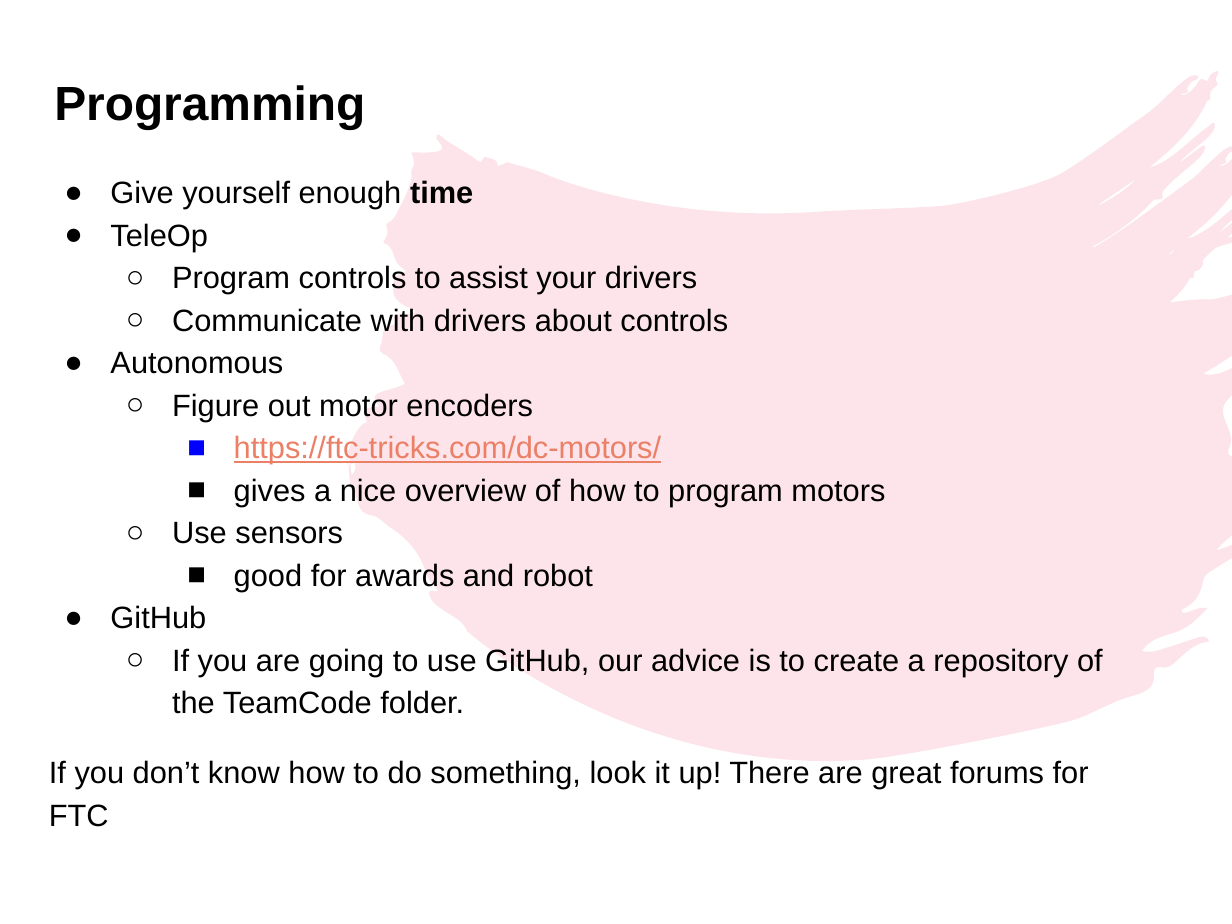
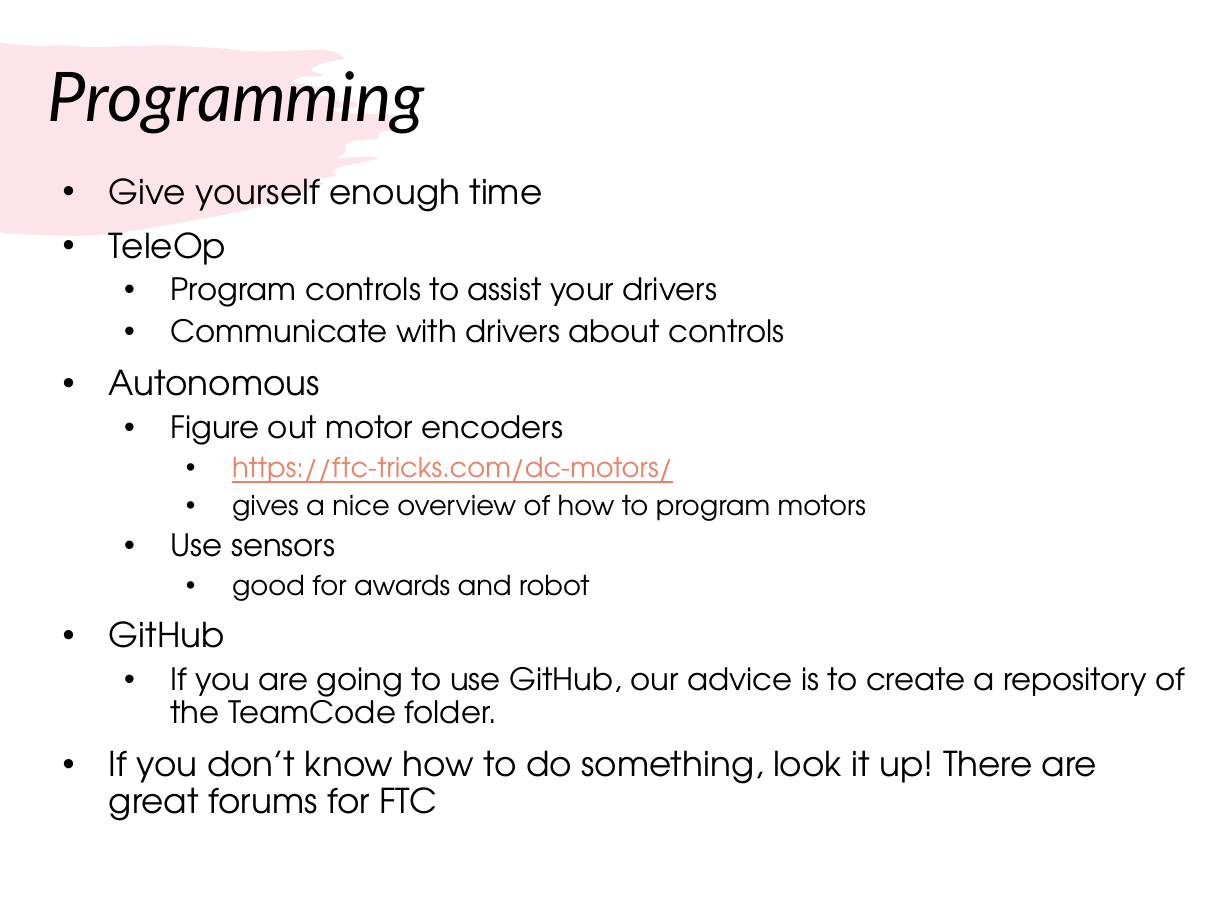
Before and after one commit to droidsrobotics/FTC-Tutorials, a slide deck: slide 3 of translations/en-us/TeamManagement/RookieTips.pptx. Drawn at 1232x924 pixels with LibreOffice and Linux fonts; fonts in the diff are those of the drawing. Boxes give left, top, right and bottom in pixels: in the first picture for what was removed or moved away, otherwise in the second. Text is boxed around its words. In the diff, an @@ line names an element or a change of style, - is before the commit and + after.

```diff
--- a/translations/en-us/TeamManagement/RookieTips.pptx
+++ b/translations/en-us/TeamManagement/RookieTips.pptx
@@ freeform shape added at (0,42,407,235), fill #F07C98 at 20% opacity @@
@@ title "Programming": place and size @@
-title "Programming" at (54,85,365,129)
+title "Programming" at (47,71,425,134)
@@ title "Programming" at (47,71,425,134): size 28 to 40 pt, font Arial to Lato, bold off, italic on; line spacing 1 to 0.9; vertical alignment top to middle @@
@@ rectangle removed at (37,39,95,69) @@
@@ freeform shape removed at (350,71,1232,759) @@
@@ text "Give yourself enough time": place and size @@
-text "Give yourself enough time" at (49,180,1103,827)
+text "Give yourself enough time" at (109,178,1186,821)
@@ text "Give yourself enough time" at (109,178,1186,821): size 18 to 20 pt in "Give yourself enough time", "TeleOp", "Autonomous", "GitHub" and 1 more places; font Arial to TeX Gyre Adventor; bold off in "time"; size 18 to 16 pt in "https://ftc-tricks.com/dc-motors/", "gives a nice overview of how to ...", "good for awards and robot"; bullet ● to •; line spacing 1.15 to 0.9; more space between paragraphs; bullet ○ to •; bullet ■ to •; bullet colour #0000FF to #000000; bullet none to •; less space between paragraphs @@
```
Also in this commit, not shown: 9 other slides changed, 1 other file.
